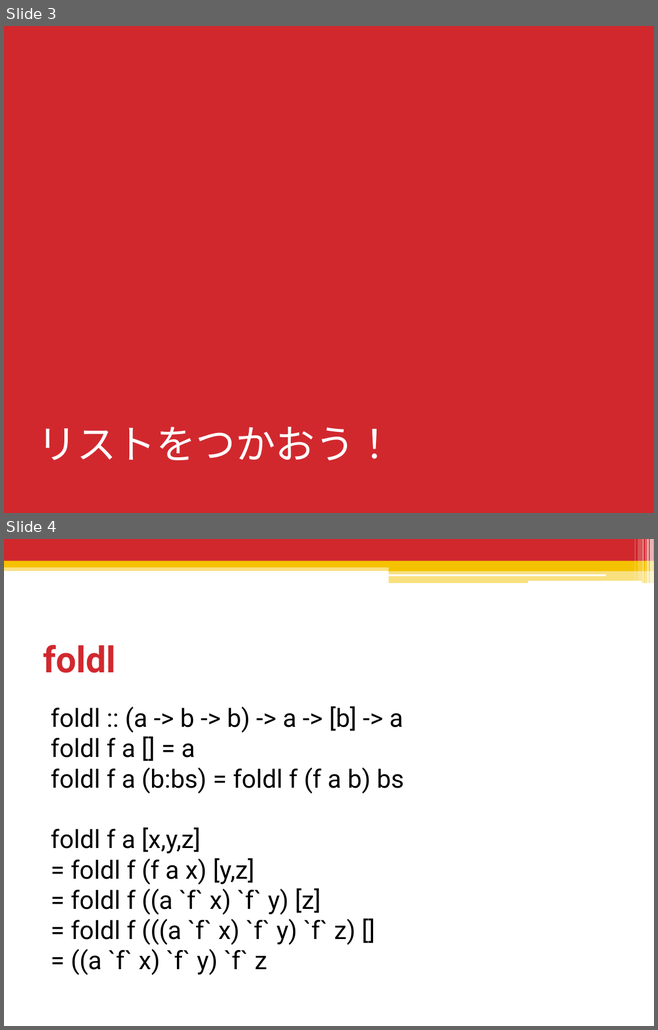
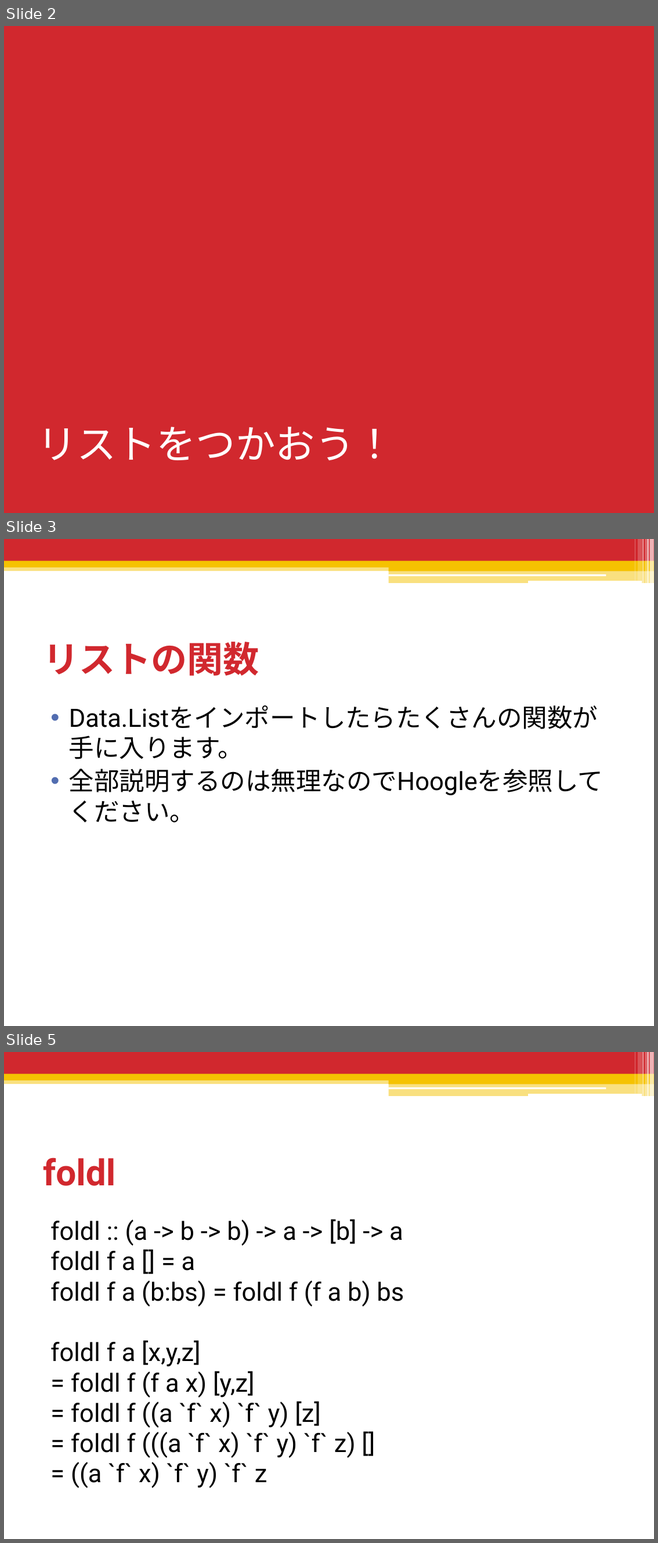
Before and after one commit to shiatsumat/HaskellLecture, a slide deck: 3_recursion_data/slides/3_recursion_data.pptx. Shown one above the other, each under a label of ours: slides 3 and 4 before the commit, slides 2, 3 and 5 after it; the slides between them are not shown. The pictures are 658x1030 and 658x1543 pixels, drawn with LibreOffice and Linux fonts; fonts in the diff are those of the drawing. Boxes give left, top, right and bottom in pixels: in the first picture for what was removed or moved away, otherwise in the second. Text is boxed around its words. In the diff, an @@ line names an element or a change of style, - is before the commit and + after.

```diff
--- a/3_recursion_data/slides/3_recursion_data.pptx
+++ b/3_recursion_data/slides/3_recursion_data.pptx
@@ slide 3 added at [4,539,654,1026], background #FFFFFF; not listed: 13 template elements that a slide beside it also shows @@
@@ title added at [43,642,259,676], 40 pt, text #D1282E, bold @@
+リストの関数
@@ text added at [69,705,603,823], 28 pt, text #000000 @@
+• Data.Listをインポートしたらたくさんの関数が手に入ります。
+• 全部説明するのは無理なのでHoogleを参照してください。
@@ what was slide 3 is now slide 2 @@
@@ what was slide 4 is now slide 5 @@
```
Also in this commit, not shown: 16 other slides added, 3 slides removed, 26 other files.
